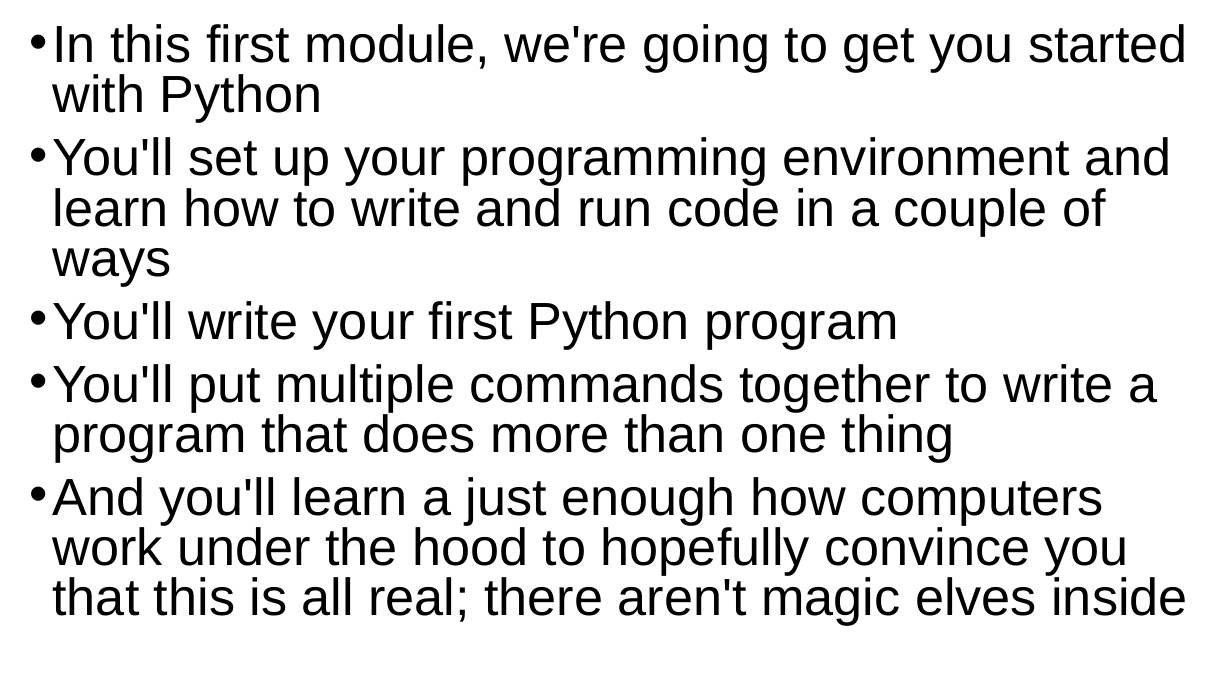
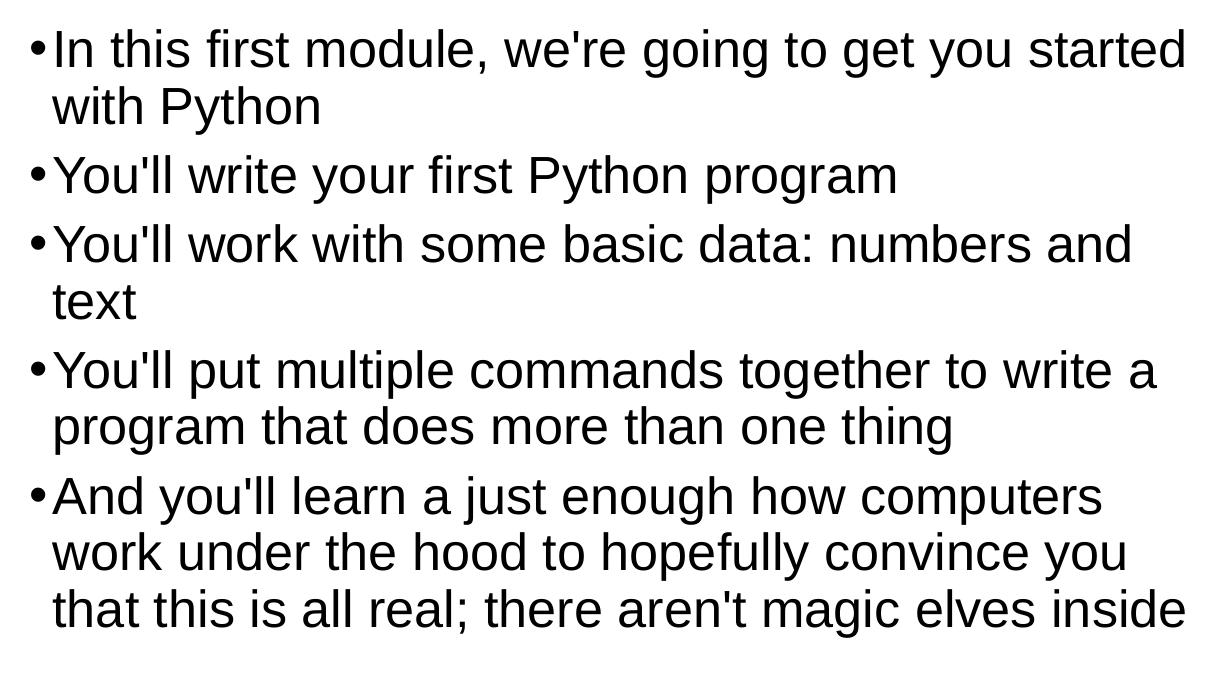
Before and after one commit to grimmelm/ctech404, a slide deck: slide 2 of ctech401/module_1/CTECH401 Module 1 - Hello World and Storing Data.pptx. Drawn at 1232x693 pixels with LibreOffice and Linux fonts; fonts in the diff are those of the drawing. Boxes give left, top, right and bottom in pixels: in the first picture for what was removed or moved away, otherwise in the second. Text is boxed around its words. In the diff, an @@ line names an element or a change of style, - is before the commit and + after.

Commit message:
Module 1 videos 1-4 revisions

```diff
--- a/ctech401/module_1/CTECH401 Module 1 - Hello World and Storing Data.pptx
+++ b/ctech401/module_1/CTECH401 Module 1 - Hello World and Storing Data.pptx
@@ text at (52,29,1188,637): line spacing 0.8 to 0.9 @@
@@ text at (52,137,1172,286): paragraph removed @@
-• You'll set up your programming environment and learn how to write and run code in a couple of ways
@@ text at (52,224,1134,320): paragraph added @@
+• You'll work with some basic data: numbers and text
```
Also in this commit, not shown: 9 other slides changed, 8 slides added, 2 slides removed, 2 other files.
